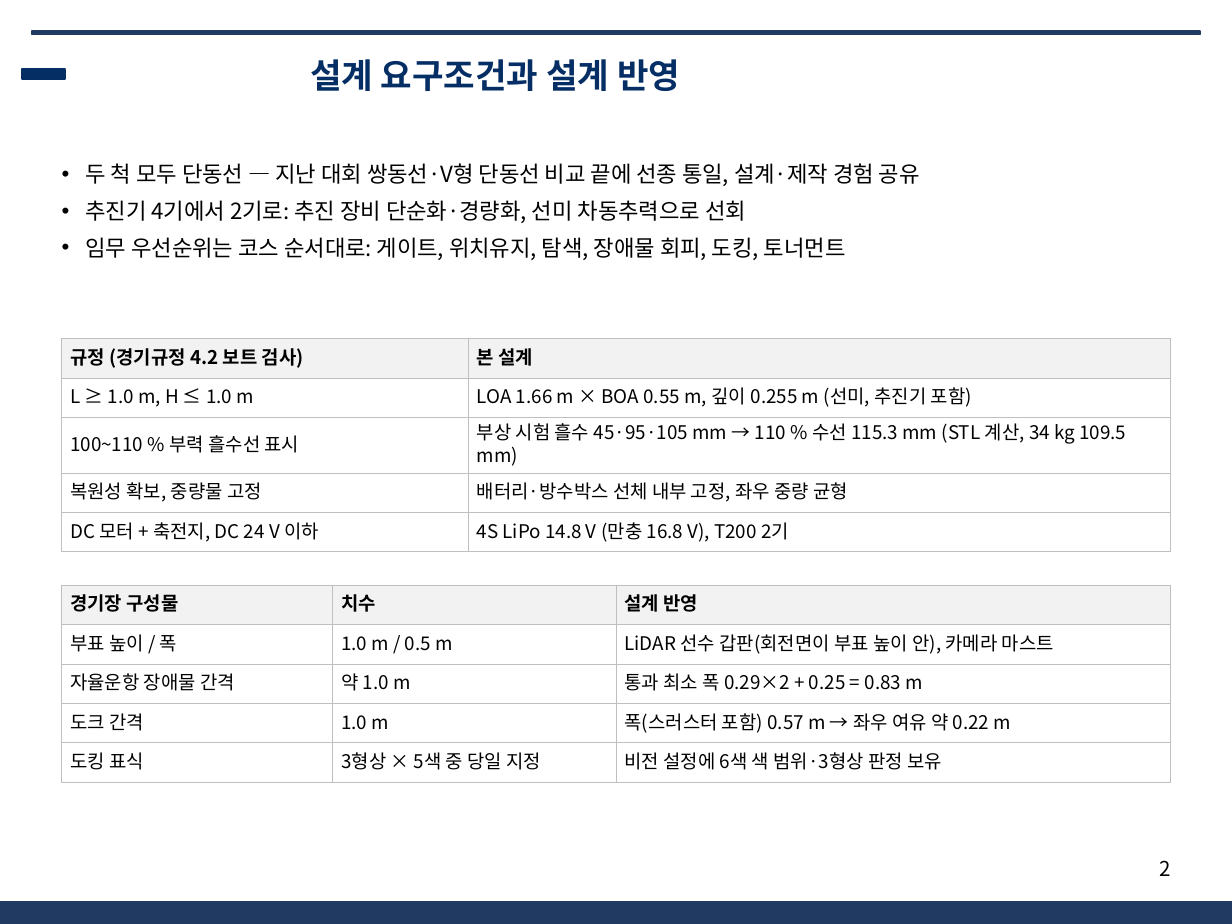
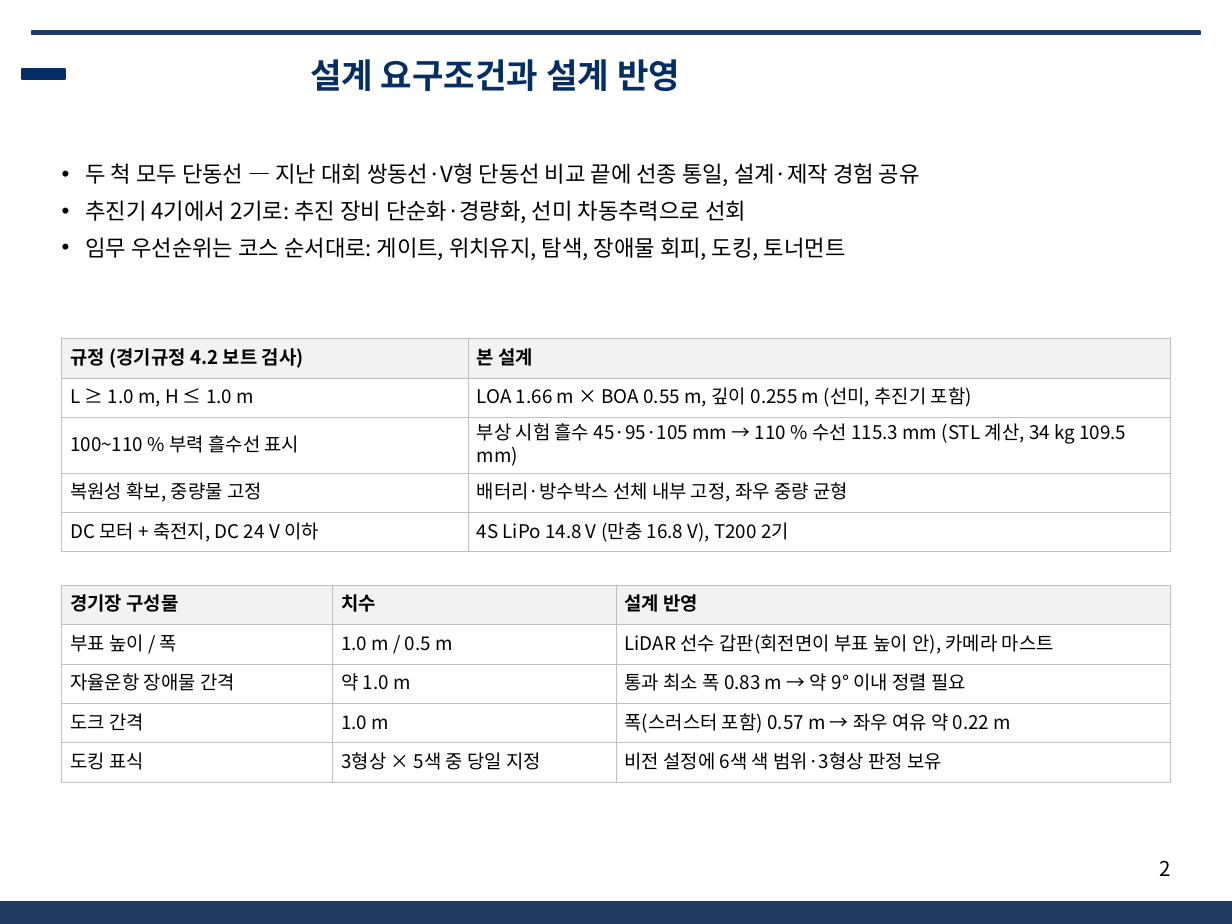
Before and after one commit to unmatsutake377-rgb/ros2_ws, a slide deck: slide 2 of docs/전달용/보고서_분담/발표자료_SSF_A.pptx. Drawn at 1232x924 pixels with LibreOffice and Linux fonts; fonts in the diff are those of the drawing; background and template pictures are left out. Boxes give left, top, right and bottom in pixels: in the first picture for what was removed or moved away, otherwise in the second. Text is boxed around its words. In the diff, an @@ line names an element or a change of style, - is before the commit and + after.

```diff
--- a/docs/전달용/보고서_분담/발표자료_SSF_A.pptx
+++ b/docs/전달용/보고서_분담/발표자료_SSF_A.pptx
@@ table at <box>62,585,1170,774</box> @@
-row 3, column 3: 통과 최소 폭 0.29×2 + 0.25 = 0.83 m
+row 3, column 3: 통과 최소 폭 0.83 m → 약 9° 이내 정렬 필요
```
Also in this commit, not shown: 5 other slides changed, 5 other files.
